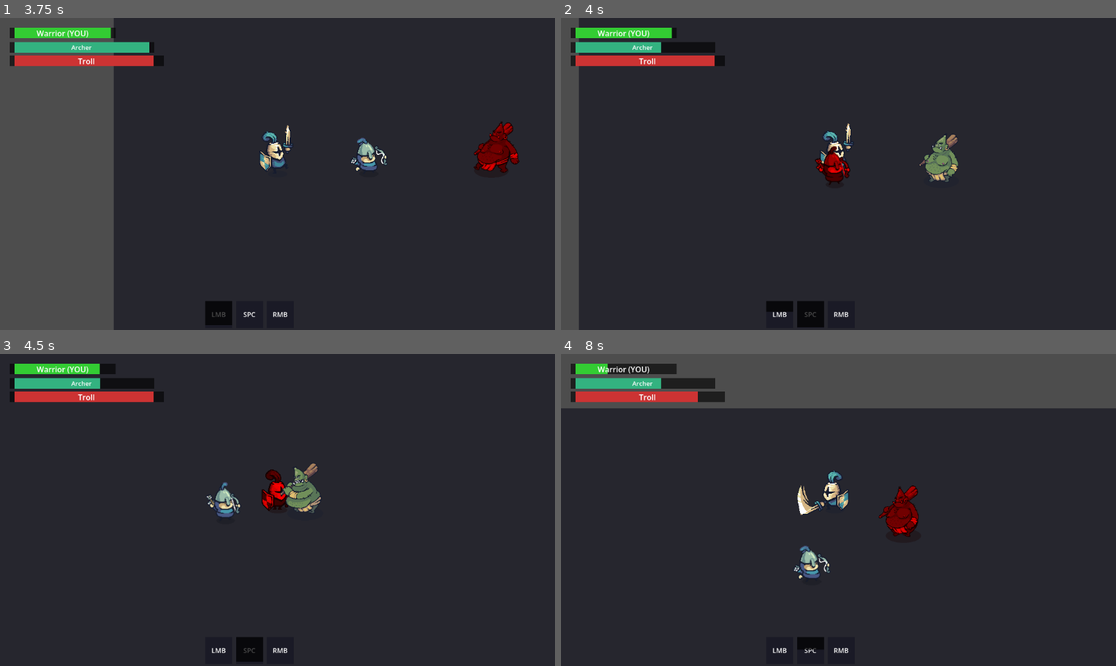
Above: before the commit, frames 1-4 (two rows, left to right).
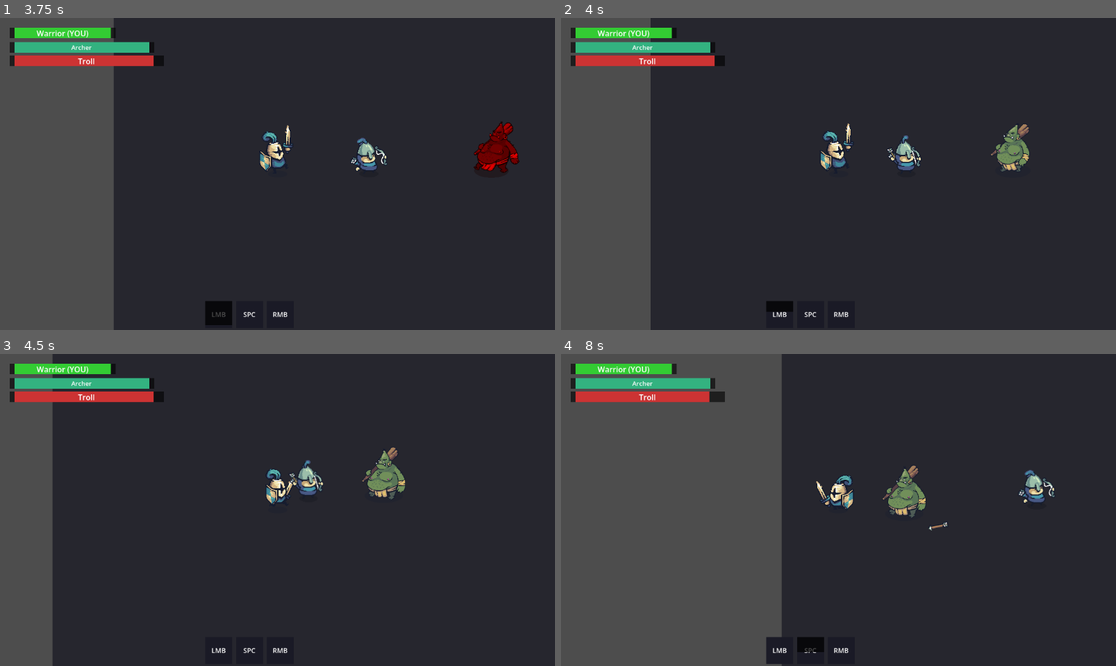
Above: after the commit, the same moments.

Repository: dejectedraven/sword-of-master
Game: Godot game, scene res://scenes/main/title_screen.tscn
Same seed, same stepped clock (60 frames per second), same inputs: the game is played once before the commit and once after it.
Inputs (mouse positions are in pixels of both pictures, inside the frame that each line leads up to):
- Up to frame 1 (3.75 s): click "进入酒馆 (英雄)" at 0.5 s; click "<" at 1.25 s; click ">" at 2 s; click "选择" at 2.75 s; tap Enter at 3.5 s; move the mouse to (399, 158) at 3.52 s; hold D (right) from 3.53 s (still down); click (399, 158) at 3.67 s
- Up to frame 2 (4 s): keep holding D (right); tap Space at 3.77 s
- Up to frame 3 (4.5 s): move the mouse to (166, 525) at 4.27 s; release D (right) at 4.28 s; hold S (down) from 4.28 s (still down)
- Up to frame 4 (8 s): tap Space at 4.52, 6.02, 6.77, 7.52 s; move the mouse to (894, 441) at 5.02 s; release S (down) at 5.03 s; hold D (right) 5.03-5.78 s; move the mouse to (810, 572) at 5.77 s; hold W (up) 5.78-6.53 s; click (810, 572) at 5.92 s; move the mouse to (1005, 556) at 6.52 s; hold A (left) from 6.53 s (still down); move the mouse to (672, 463) at 7.27 s

Frame 1 is identical in both runs. In frame 2, 14% of the frame differs, in the area x 3-85%, y 0-100%; in frame 3, 12%; in frame 4, 46%, in the area x 0-100%, y 0-100%.

Commit message:
fix: attack animation visible + boss select description

Diff:
--- a/scenes/main/boss_select.gd
+++ b/scenes/main/boss_select.gd
@@ -6,7 +6,7 @@
 	{
 	"id": "Troll",
 	"name": "巨魔",
-	"desc": "毁灭型魔王\n高血量，狂暴冲锋\n技能：横斩 + 狂暴冲锋 + 格挡",
+	"desc": "毁灭型魔王\n高血量，狂暴冲锋\n技能：单次攻击 + 三连击(RMB) + 狂暴冲锋(SPC)",
 	"texture": tex,
 	"hframes": 12,
 	"idle_start": 0,
--- a/scripts/state/entity.gd
+++ b/scripts/state/entity.gd
@@ -153,6 +153,7 @@
 	_face_mouse(); state = State.ATTACK
 	play_attack_anim(_aim_dir())
 	await ab.use()
+	await get_tree().create_timer(_cv("attack_time")).timeout
 	state = State.IDLE; play_anim("idle")
 
 func _try_combo():
Not shown, added: scripts/components/combo_ability.gd.uid
Not shown, changed: README.md
